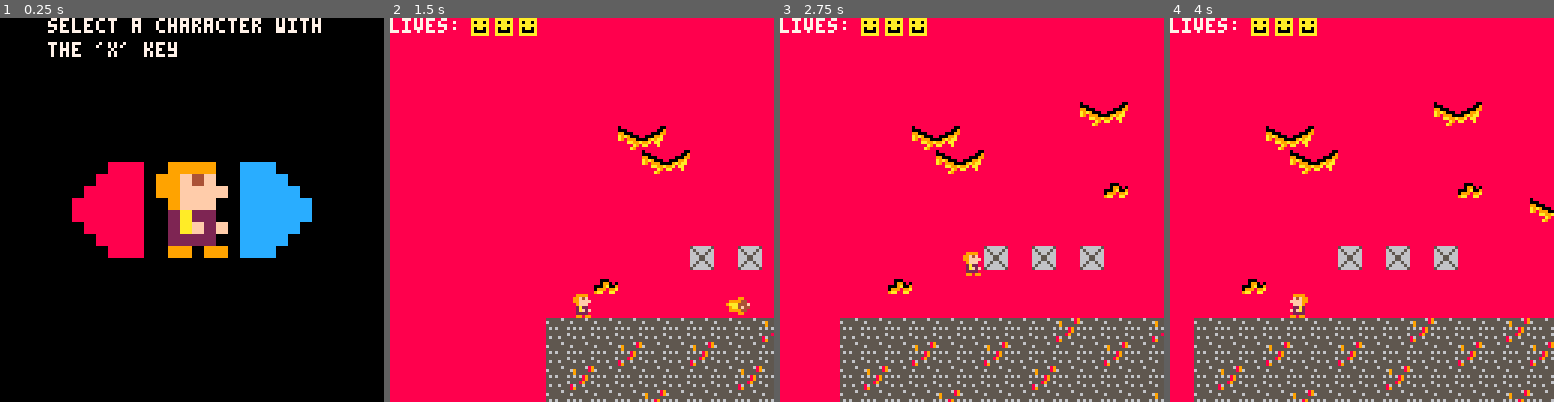
Above: before the commit, frames 1-4 (left to right).
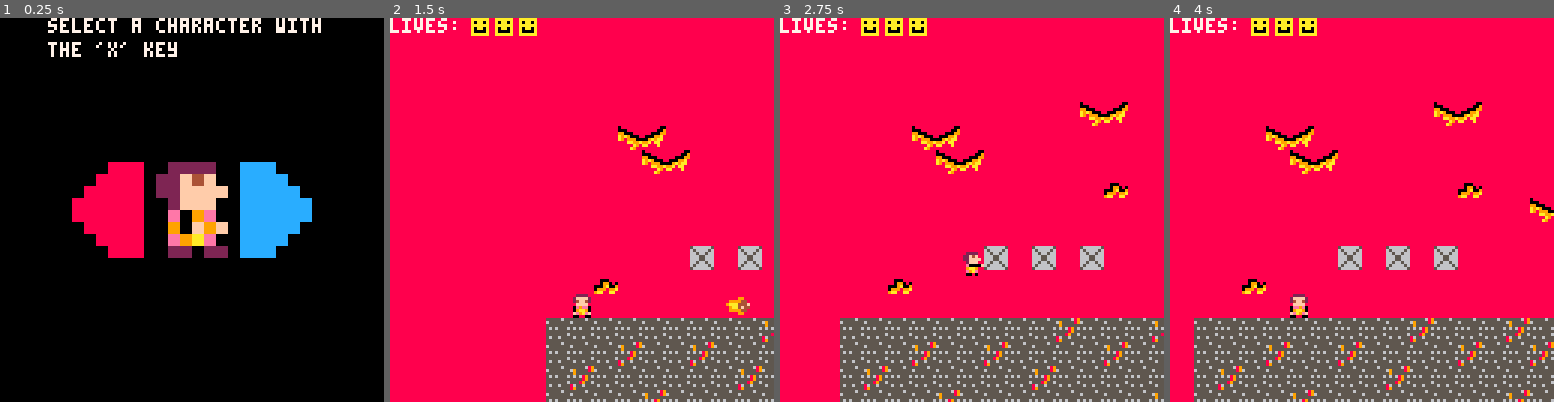
Above: after the commit, the same moments.

Repository: Chriswarkidd/Fall2018_GameDesign
Game: PICO-8 cartridge final.p8
The game is run twice, just before and just after one commit, with the same random seed, the same clock (stepped at 60 frames per second) and the same inputs.
Inputs:
- Up to frame 1 (0.25 s): no input
- Up to frame 2 (1.5 s): tap X (X key) at 0.33, 1.07 s
- Up to frame 3 (2.75 s): hold Right 1.6-2.1 s; tap X (X key) at 1.85 s; hold Up 2.15-2.42 s; hold Right from 2.47 s (still down)
- Up to frame 4 (4 s): tap X (X key) at 2.97 s; release Right at 3.03 s; hold Left 3.08-3.58 s

The runs differ from the first frame. In frame 1, 2.3% of the frame differs, in the area x 40-60%, y 37-63%; in frame 2, 0.2%; in frame 3, 0.2%; in frame 4, 0.2%.

Commit message:
Animating characters take 2

Diff:
--- a/final.p8
+++ b/final.p8
@@ -19,7 +19,8 @@
     sprite = 1,
     p_spr = 2,
 	flip_sprite_x = false,
-	jump_hold = 0
+	jump_hold = 0,
+    anim = 0
 }
 sprite_x = 0
 sprite_y = 0
@@ -96,6 +97,32 @@
 		show = true
 	}
     return g
+end
+
+function player_animate()
+ if btn(⬆️) then -- jump
+	if hard_mode then
+		player.sprite = 23
+	else
+		player.sprite = 9
+	end
+ elseif btn(0) or btn(1) then--run
+   if time() - player.anim > .1 then
+     player.anim = time()
+     player.sprite += 1
+     if player.sprite > 21 and hard_mode then
+       player.sprite = 19
+	 elseif player.sprite > 7 and not hard_mode then
+		player.sprite = 5
+     end
+   end
+ else --player idle
+	if hard_mode then
+		player.sprite = 22
+	else
+		player.sprite = 8
+	end
+ end
 end
 
 function move_opposition()
@@ -237,6 +264,8 @@
 		y = player.y + player.sy
 	}
 
+    player_animate()
+
     player.can_move = not check_move(new_pos.x, new_pos.y, player.w, player.h)
     if check_end(new_pos.x, new_pos.y, player.w, player.h) then
 
@@ -371,22 +400,22 @@
     end
 end
 __gfx__
-00000000bb9999bbbbbbbbbbbbbbbbbbbbbbbbbb0000000000000000000000000000000000000000000000000000000000000000000000000000000000000000
-00000000b99f4fbbbbbb99bbbaaaaaabbbbb11bb0000000000000000000000000000000000000000000000000000000000000000000000000000000000000000
-00700700b99ffffbb999944bba0aa0abb1111ddb0000000000000000000000000000000000000000000000000000000000000000000000000000000000000000
-00077000bb9fffbb9aaa444fbaaaaaab1cccddd60000000000000000000000000000000000000000000000000000000000000000000000000000000000000000
-00077000bb2a22bbb9aa4f44ba0aa0abb1ccd6dd0000000000000000000000000000000000000000000000000000000000000000000000000000000000000000
-00700700bb2af2fbb999944bba0000abb1111ddb0000000000000000000000000000000000000000000000000000000000000000000000000000000000000000
-00000000bb2222bbbbbb99bbbaaaaaabbbbb11bb0000000000000000000000000000000000000000000000000000000000000000000000000000000000000000
-00000000bb99b99bbbbbbbbbbbbbbbbbbbbbbbbb0000000000000000000000000000000000000000000000000000000000000000000000000000000000000000
-bbbbbabb0000000000000000bb1111bb000000000000000000000000000000000000000000000000000000000000000000000000000000000000000000000000
-bbbb29ab0000000000000000b116c6bb000000000000000000000000000000000000000000000000000000000000000000000000000000000000000000000000
-bb22499a0000000000000000b116666b000000000000000000000000000000000000000000000000000000000000000000000000000000000000000000000000
-b29994420000000000000000b11666bb000000000000000000000000000000000000000000000000000000000000000000000000000000000000000000000000
-b20909920000000000000000b1dcddbb000000000000000000000000000000000000000000000000000000000000000000000000000000000000000000000000
-249999420000000000000000bbdc6d6b000000000000000000000000000000000000000000000000000000000000000000000000000000000000000000000000
-b249442b0000000000000000bbddddbb000000000000000000000000000000000000000000000000000000000000000000000000000000000000000000000000
-bb2222bb0000000000000000bb11b11b000000000000000000000000000000000000000000000000000000000000000000000000000000000000000000000000
+00000000bb2222bbbbbbbbbbbbbbbbbbbbbbbbbbbb2222bbbb2222bbbb2222bbbb2222bbbb2222bb000000000000000000000000000000000000000000000000
+00000000b22f4fbbbbbb99bbbaaaaaabbbbb11bbb22f4fbbb22f4fbbb22f4fbbb2ffff2bb22f4fbb000000000000000000000000000000000000000000000000
+00700700b22ffffbb999944bba0aa0abb1111ddbb22ffffbb22ffffbb22ffffbb24ff42bb22ffffb000000000000000000000000000000000000000000000000
+00077000bb2fffbb9aaa444fbaaaaaab1cccddd6bb2fffbbbb2fffbbbb2fffbbbbffffbbbb2fffbb000000000000000000000000000000000000000000000000
+00077000bbe09ebbb9aa4f44ba0aa0abb1ccd6ddbbe09ebbb0009ebbbbe0000fb0e9ee0bb0009e0f000000000000000000000000000000000000000000000000
+00700700bb90f9fbb999944bba0000abb1111ddbbb90f9fbbf9aa9fbbb9aa9bbb09aa90bbf9aa9bb000000000000000000000000000000000000000000000000
+00000000bbe9aebbbbbb99bbbaaaaaabbbbb11bbbbe9aebbbbe9aebbbbe9aebbbfe9aefbbbe9aebb000000000000000000000000000000000000000000000000
+00000000bb22b22bbbbbbbbbbbbbbbbbbbbbbbbbbb00b00bbb0bb00bbb00b0bbb00bb00bbb0bb0bb000000000000000000000000000000000000000000000000
+bbbbbabb0000000000000000bb1111bbbb1111bbbb1111bbbb1111bbbb1111bb0000000000000000000000000000000000000000000000000000000000000000
+bbbb29ab0000000000000000b116c6bbb116c6bbb116c6bbb166661bb116c6bb0000000000000000000000000000000000000000000000000000000000000000
+bb22499a0000000000000000b116666bb116666bb116666bb1c66c1bb116666b0000000000000000000000000000000000000000000000000000000000000000
+b29994420000000000000000b11666bbb11666bbb11666bbb166661bb11666bb0000000000000000000000000000000000000000000000000000000000000000
+b20909920000000000000000b1dcddbbbcccddbbb1dcccc6bcddddcbbcccddc60000000000000000000000000000000000000000000000000000000000000000
+249999420000000000000000bbdc676bb6ddd76bbbddd7bbbcd77dcbb6ddd7bb0000000000000000000000000000000000000000000000000000000000000000
+b249442b0000000000000000bbddd7bbbbddd7bbbbddd7bbb6d77d6bbbddd7bb0000000000000000000000000000000000000000000000000000000000000000
+bb2222bb0000000000000000bb11b11bbb1bb11bbb11b1bbb11bb11bbb1bb1bb0000000000000000000000000000000000000000000000000000000000000000
 bbbbb888cccbbbbb0000000000000000000000000000000000000000000000000000000000000000000000000000000000000000000000000000000000000000
 bbbb8888ccccbbbb0000000000000000000000000000000000000000000000000000000000000000000000000000000000000000000000000000000000000000
 bbb88888cccccbbb0000000000000000000000000000000000000000000000000000000000000000000000000000000000000000000000000000000000000000
